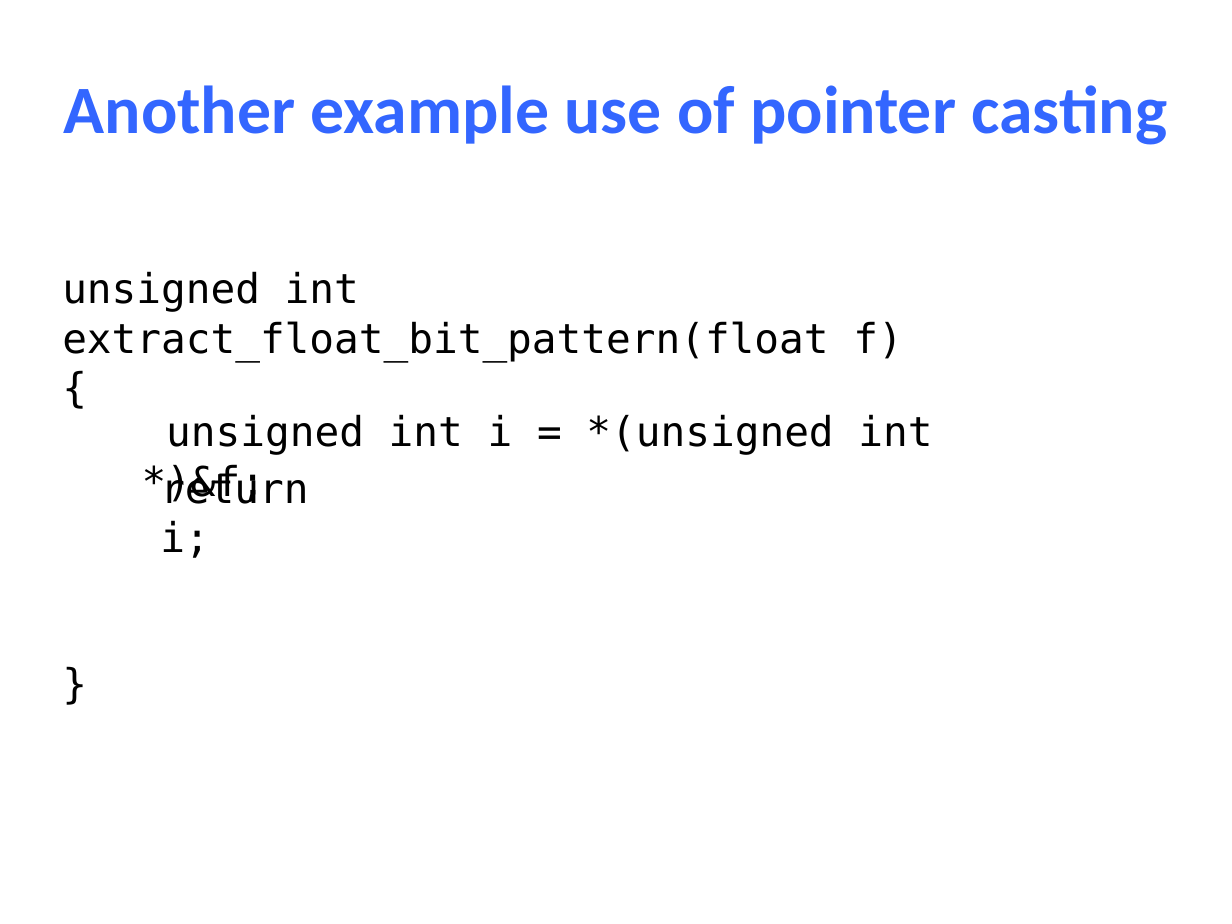
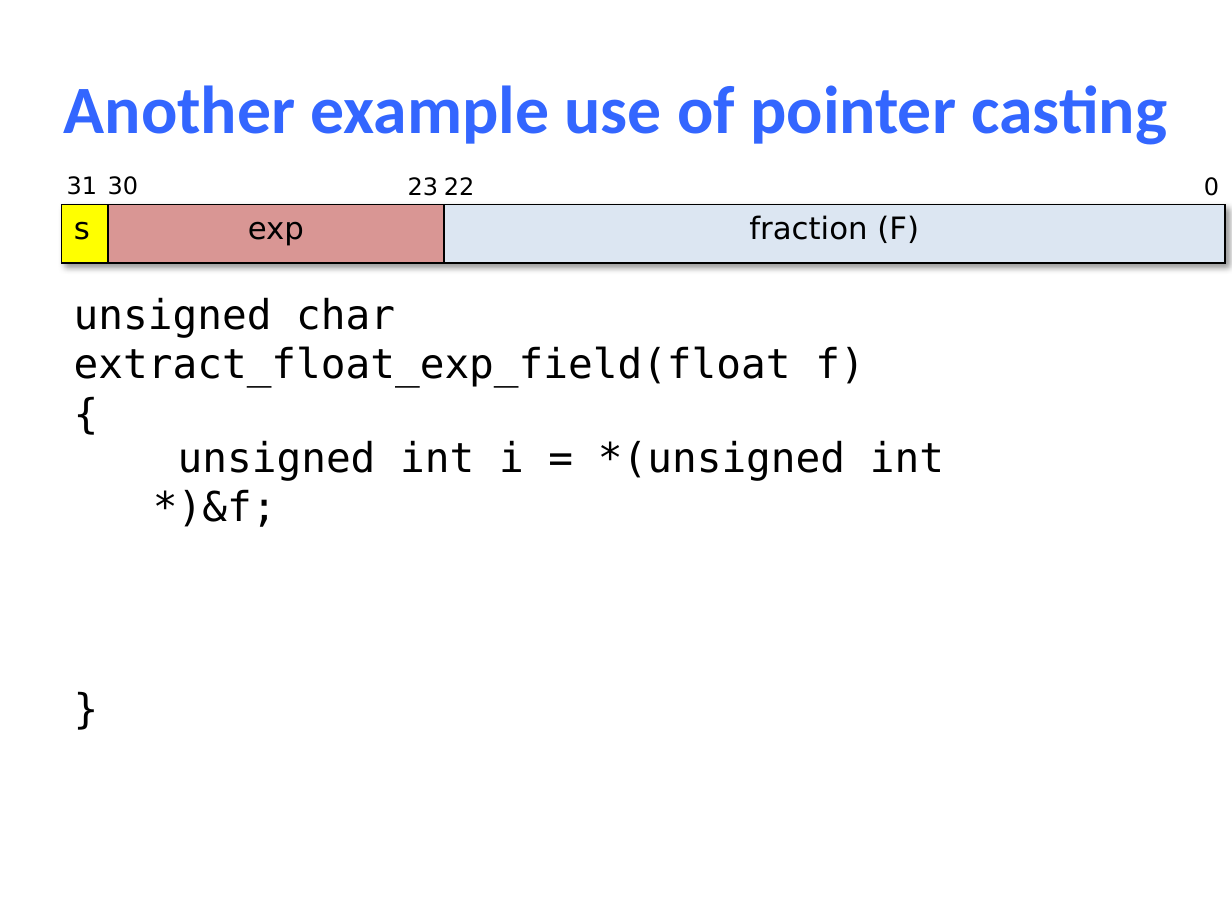
Before and after one commit to NYU-CSO/nyu-cso.github.io, a slide deck: slide 35 of notes/05-pointer_array.pptx (slide 33 before the commit). Drawn at 1232x924 pixels with LibreOffice and Linux fonts; fonts in the diff are those of the drawing. Boxes give left, top, right and bottom in pixels: in the first picture for what was removed or moved away, otherwise in the second. Text is boxed around its words. In the diff, an @@ line names an element or a change of style, - is before the commit and + after.

```diff
--- a/notes/05-pointer_array.pptx
+++ b/notes/05-pointer_array.pptx
@@ text added at <box>67,176,98,195</box>, 14 pt, text #000000 @@
+31
@@ text added at <box>108,176,139,195</box>, 14 pt, text #000000 @@
+30
@@ text added at <box>408,177,439,196</box>, 14 pt, text #000000 @@
+23
@@ text added at <box>444,177,475,195</box>, 14 pt, text #000000 @@
+22
@@ text added at <box>1204,177,1219,196</box>, 14 pt, text #000000 @@
+0
@@ table added at <box>62,205,1226,262</box>, 1 rows, 3 columns @@
+s | exp | fraction (F)
@@ text "unsigned char extract_float_exp_field(float f)": place and size @@
-text "unsigned char extract_float_exp_field(float f)" at <box>62,271,902,362</box>
+text "unsigned char extract_float_exp_field(float f)" at <box>74,297,864,388</box>
@@ text at <box>74,297,864,388</box>: text changed @@
-unsigned int extract_float_bit_pattern(float f)
+unsigned char extract_float_exp_field(float f)
@@ text "unsigned int i = *(unsigned ...": place and size @@
-text "unsigned int i = *(unsigned ..." at <box>142,414,932,504</box>
+text "unsigned int i = *(unsigned ..." at <box>153,440,944,527</box>
@@ text removed at <box>160,469,308,558</box> @@
-return i;
```
Also in this commit, not shown: 9 other slides changed, 2 slides added, 1 other file.
